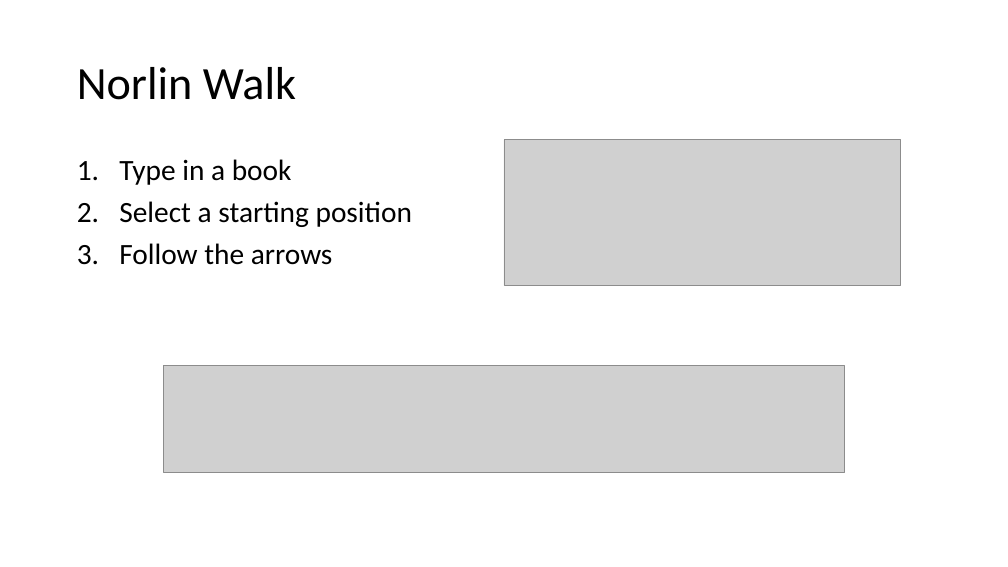
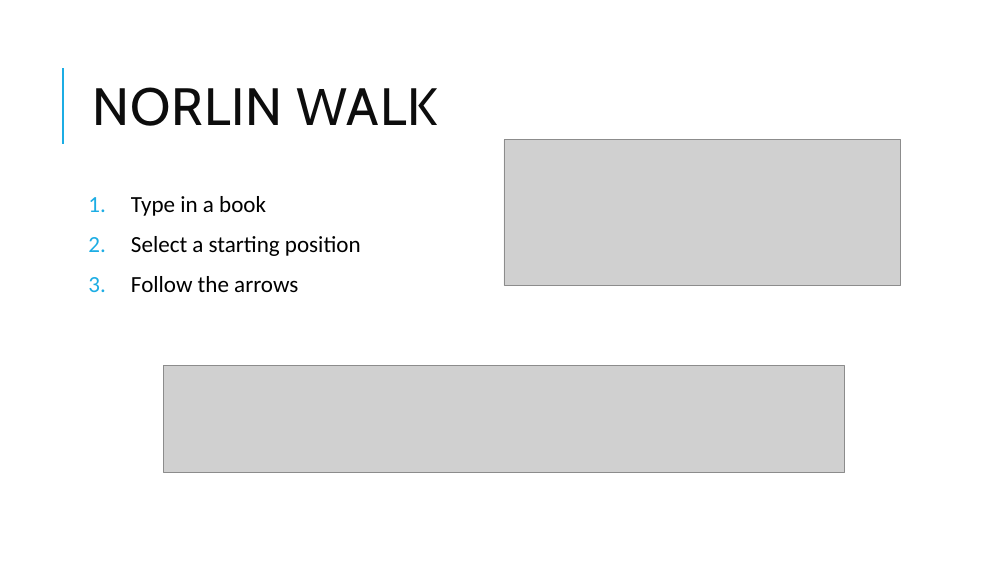
Before and after one commit to mita4829/Project3308, a slide deck: slide 5 of Final Presentation.pptx (slide 3 before the commit). Drawn at 1008x567 pixels with LibreOffice and Linux fonts; fonts in the diff are those of the drawing; grey boxes stand for pictures. Boxes give left, top, right and bottom in pixels: in the first picture for what was removed or moved away, otherwise in the second. Text is boxed around its words. In the diff, an @@ line names an element or a change of style, - is before the commit and + after.

```diff
--- a/Final Presentation.pptx
+++ b/Final Presentation.pptx
@@ line added from (63, 144) to (63, 68), #1CADE4 1.5 pt @@
@@ title at (92, 87, 438, 126): text changed; size 44 to 50 pt; font Calibri to Cabin; text colour #000000 to #0D0D0D @@
-Norlin Walk
+NORLIN WALK
@@ text "Type in a book": place and size @@
-text "Type in a book" at (119, 159, 412, 265)
+text "Type in a book" at (131, 196, 361, 292)
@@ text "Type in a book" at (131, 196, 361, 292): size 28 to 22 pt; more space between paragraphs @@
```
Also in this commit, not shown: 5 other slides changed, 3 slides added, 1 slide removed.
